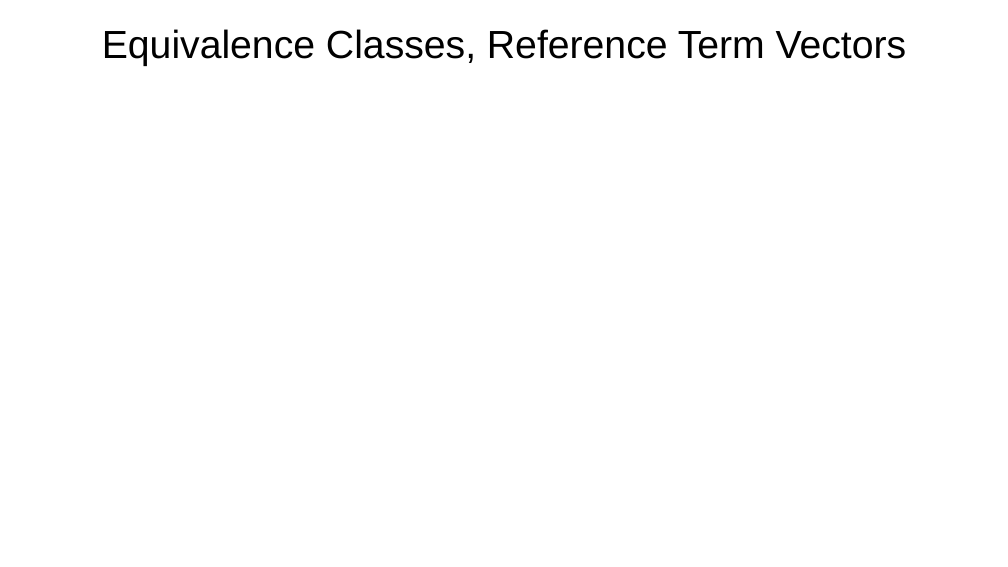
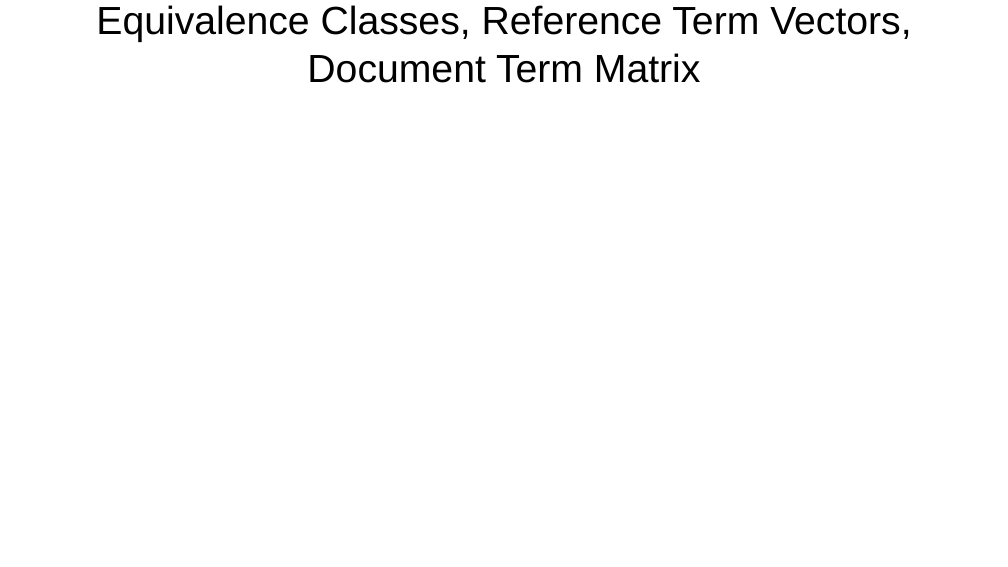
Before and after one commit to rsangole/453_TextAnalysis_FinalProject, a slide deck: slide 11 of reports/Final Report.pptx (slide 9 before the commit). Drawn at 1008x567 pixels with LibreOffice and Linux fonts; fonts in the diff are those of the drawing; background and template pictures are left out. Boxes give left, top, right and bottom in pixels: in the first picture for what was removed or moved away, otherwise in the second. Text is boxed around its words. In the diff, an @@ line names an element or a change of style, - is before the commit and + after.

```diff
--- a/reports/Final Report.pptx
+++ b/reports/Final Report.pptx
@@ title at <box>96,5,911,83</box>: text changed @@
-Equivalence Classes, Reference Term Vectors
+Equivalence Classes, Reference Term Vectors, Document Term Matrix
```
Also in this commit, not shown: 2 other slides changed, 10 slides added, 6 slides removed, 5 other files.
